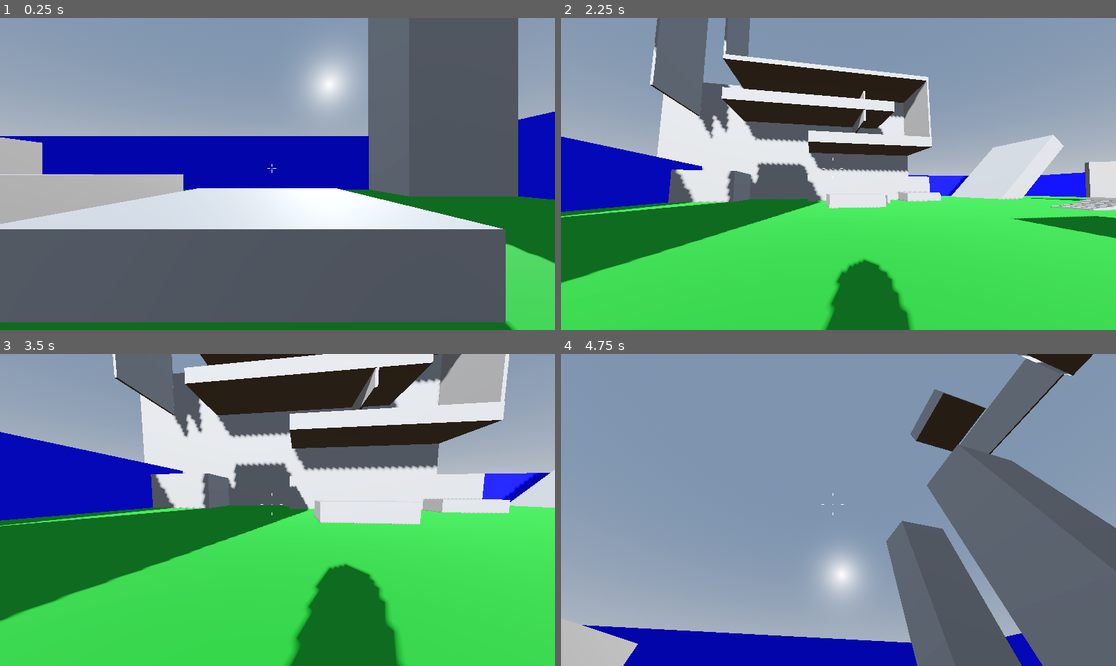
Above: before the commit, frames 1-4 (two rows, left to right).
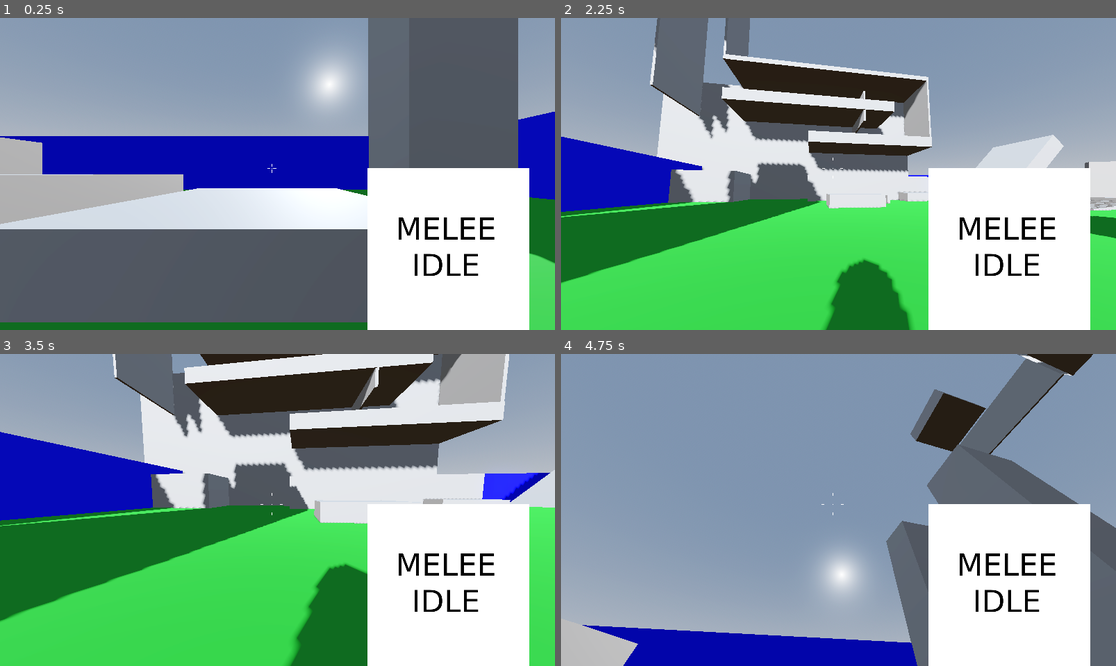
Above: after the commit, the same moments.

Repository: JuaaoA/FPS-test
Game: Godot game, scene res://Scenes/Levels/level0.tscn
Same seed, same stepped clock (60 frames per second), same inputs: the game is played once before the commit and once after it.
Inputs (mouse positions are in pixels of both pictures, inside the frame that each line leads up to):
- Up to frame 1 (0.25 s): no input
- Up to frame 2 (2.25 s): move the mouse to (866, 174) at 0.52 s; hold Ctrl (crouch) 0.53-1.28 s; hold W (forward) from 0.53 s (still down); move the mouse to (810, 174) at 1.27 s; tap Shift (dash) at 1.35 s; move the mouse to (849, 167) at 2.02 s; tap Q (fast_turn) at 2.1 s
- Up to frame 3 (3.5 s): keep holding W (forward); move the mouse to (271, 516) at 2.77 s; tap ` (mouse_lock_toggle) at 2.85 s
- Up to frame 4 (4.75 s): move the mouse to (1005, 556) at 3.52 s; release W (forward) at 3.53 s; hold Ctrl (crouch) 3.53-4.28 s; hold A (left) from 3.53 s (still down); move the mouse to (672, 463) at 4.27 s; tap Shift (dash) at 4.35 s

The runs differ from the first frame. In frame 1, 14% of the frame differs, in the area x 66-96%, y 48-100%; in frame 2, 15%; in frame 3, 15%; in frame 4, 15%.

Commit message:
Desenvolvimento WeaponSystem part 2

Diff:
--- a/Scenes/Levels/level0.tscn
+++ b/Scenes/Levels/level0.tscn
@@ -1,10 +1,11 @@
-[gd_scene load_steps=11 format=3 uid="uid://cgnefjwdic2x0"]
+[gd_scene load_steps=12 format=3 uid="uid://cgnefjwdic2x0"]
 
 [ext_resource type="PackedScene" uid="uid://cea1fj03s3tek" path="res://Scenes/ObjectScenes/Player/player.tscn" id="1_pqmdv"]
 [ext_resource type="Script" uid="uid://dw4lpq3j8mjbt" path="res://Scripts/Player/Reticle/ReticleManager.gd" id="2_s7bic"]
 [ext_resource type="Script" uid="uid://cy4fj8rruygcb" path="res://Scripts/Player/Reticle/CustomReticle.gd" id="3_uxkdq"]
 [ext_resource type="Texture2D" uid="uid://midsr31gl7ts" path="res://Sprites/Reticles/climb_indicator.png" id="3_xb3od"]
 [ext_resource type="Texture2D" uid="uid://crrisvjggp8gb" path="res://Sprites/Reticles/walljump_indicator.png" id="5_owwqe"]
+[ext_resource type="Texture2D" uid="uid://dihv5j8cghyag" path="res://Sprites/Ingame/Weapons/Melee/Melee1/idle.png" id="6_kfc6s"]
 
 [sub_resource type="ProceduralSkyMaterial" id="ProceduralSkyMaterial_y2v85"]
 sky_horizon_color = Color(0.64625, 0.65575, 0.67075, 1)
@@ -296,3 +297,20 @@
 [node name="ReticleSprite" type="Sprite2D" parent="UI/Reticle/Custom"]
 texture_filter = 1
 texture = ExtResource("3_xb3od")
+
+[node name="PlayerHands" type="CenterContainer" parent="UI"]
+layout_mode = 1
+anchors_preset = 3
+anchor_left = 1.0
+anchor_top = 1.0
+anchor_right = 1.0
+anchor_bottom = 1.0
+offset_left = -40.0
+offset_top = -40.0
+grow_horizontal = 0
+grow_vertical = 0
+
+[node name="WeaponSprite" type="Sprite2D" parent="UI/PlayerHands"]
+position = Vector2(-330, -240)
+scale = Vector2(0.7, 0.7)
+texture = ExtResource("6_kfc6s")
Not shown, added: Sprites/Ingame/Weapons/Melee/Melee1/idle.png41926297402.tmp
